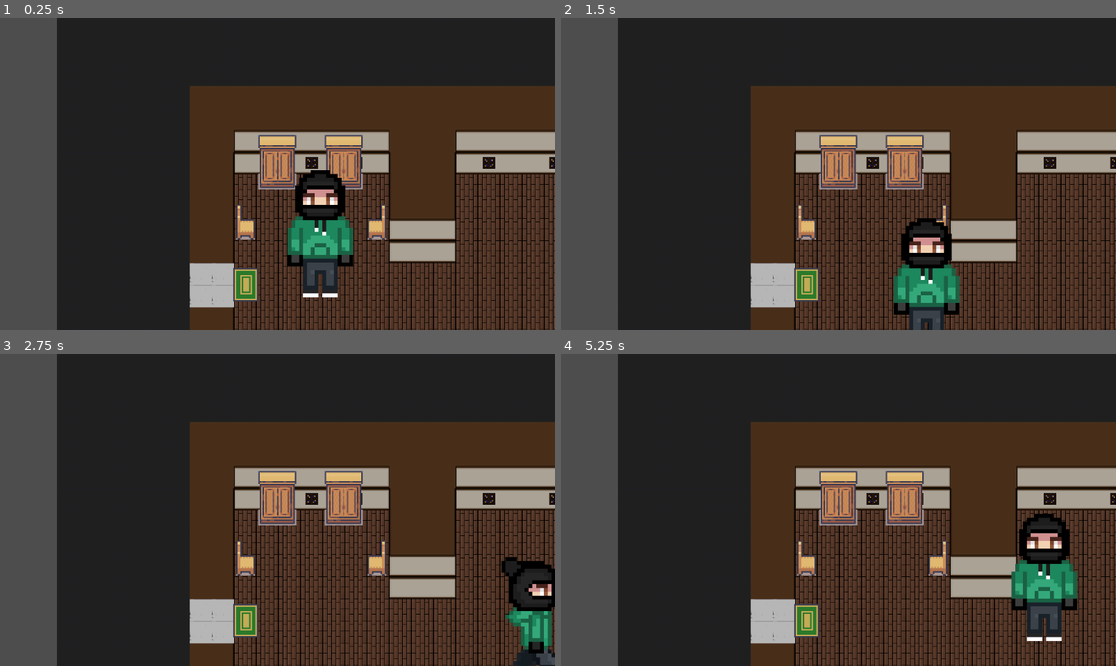
Above: before the commit, frames 1-4 (two rows, left to right).
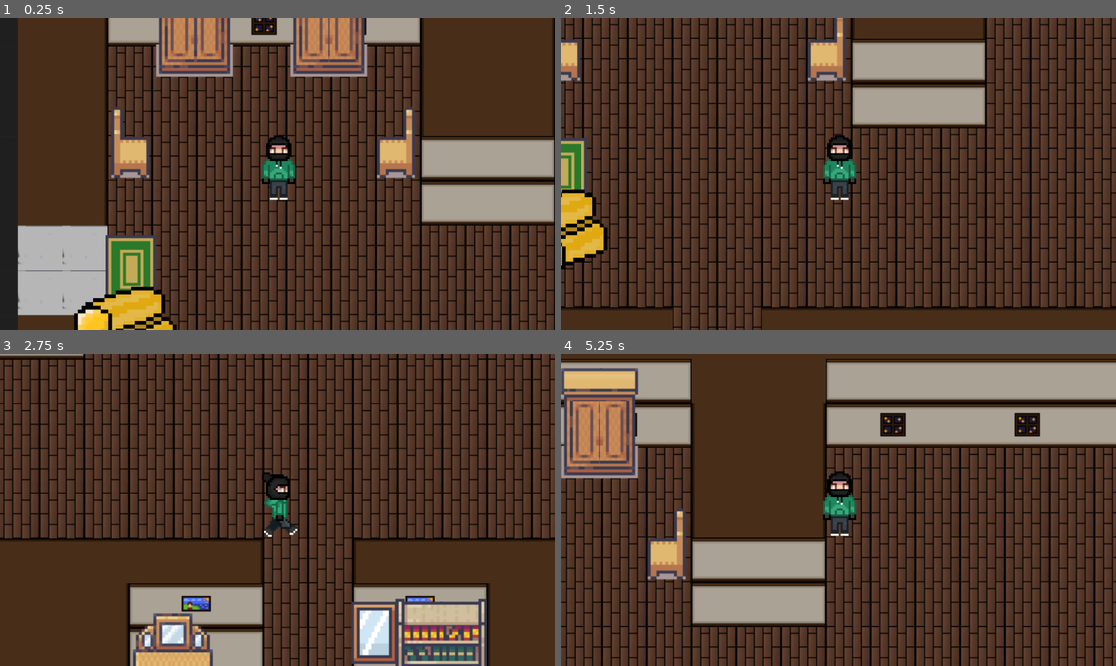
Above: after the commit, the same moments.

Repository: Xan-0/SilentStrikers
Game: Godot game, scene res://Escenas/testMapa1.tscn
Two runs of this game, one before a commit and one after it. Both use one fixed random seed, a clock stepped at 60 frames per second and the inputs below. This scene is started directly instead of the project's main scene.
Inputs (mouse positions are in pixels of both pictures, inside the frame that each line leads up to):
- Up to frame 1 (0.25 s): no input
- Up to frame 2 (1.5 s): tap Enter at 0.5 s; move the mouse to (960, 158) at 0.52 s; hold Right (ui_right) 0.53-1.28 s; tap E (interactuar) at 0.6, 1.35 s; move the mouse to (727, 189) at 1.27 s; hold Down (ui_down) from 1.28 s (still down)
- Up to frame 3 (2.75 s): move the mouse to (333, 441) at 2.02 s; release Down (ui_down) at 2.03 s; hold Right (ui_right) from 2.03 s (still down); tap E (interactuar) at 2.1 s
- Up to frame 4 (5.25 s): move the mouse to (810, 572) at 2.77 s; release Right (ui_right) at 2.78 s; hold Up (ui_up) 2.78-3.53 s; tap E (interactuar) every 0.75 s from 2.85 to 5.1 s; move the mouse to (1005, 556) at 3.52 s; hold Left (ui_left) 3.53-5.03 s; move the mouse to (672, 463) at 4.27 s; tap Space at 5 s; move the mouse to (866, 510) at 5.02 s; hold Down (ui_down) from 5.03 s (still down)

The runs differ from the first frame. In frame 1, 72% of the frame differs, in the area x 0-100%, y 0-100%; in frame 2, 70%; in frame 3, 73%; in frame 4, 74%.
Error before the commit: Invalid call. Nonexistent function 'agregar' in base 'Node2D'. (res://Escenas/Player.tscn::GDScript_xhfnw:26)

Commit message:
Update testMapa1.tscn

Diff:
--- a/Silent Strikers (Alfa Muy temprana)/Escenas/testMapa1.tscn
+++ b/Silent Strikers (Alfa Muy temprana)/Escenas/testMapa1.tscn
@@ -1,9 +1,11 @@
-[gd_scene load_steps=12 format=4 uid="uid://bj4uwxkcoduja"]
-
+[gd_scene load_steps=14 format=4 uid="uid://bj4uwxkcoduja"]
+
+[ext_resource type="Script" uid="uid://5odu651p2cuh" path="res://Codigos/mapa.gd" id="1_hxxna"]
 [ext_resource type="Texture2D" uid="uid://brmwx5ulu8t76" path="res://Tiles mapas/tileset-mapa1-brillo.png" id="1_mfn2t"]
-[ext_resource type="Texture2D" uid="uid://cuecitndoyo4b" path="res://Experimental.png" id="2_bbkxa"]
+[ext_resource type="Texture2D" uid="uid://cuecitndoyo4b" path="res://Tiles mapas/Experimental.png" id="2_bbkxa"]
 [ext_resource type="PackedScene" uid="uid://drs5cxv35r63x" path="res://Escenas/Player.tscn" id="3_aocxc"]
 [ext_resource type="Texture2D" uid="uid://bd32yf8lfvp0e" path="res://Tiles mapas/Interiors_free_48x48.png" id="3_bbkxa"]
+[ext_resource type="PackedScene" uid="uid://jyu2vbo07tku" path="res://Escenas/potenciador.tscn" id="5_aocxc"]
 
 [sub_resource type="NavigationPolygon" id="NavigationPolygon_bbkxa"]
 
@@ -1346,6 +1348,7 @@
 
 [node name="TestMapa1" type="Node2D"]
 position = Vector2(1039, 152)
+script = ExtResource("1_hxxna")
 
 [node name="TileMapLayer" type="TileMapLayer" parent="."]
 
@@ -1361,7 +1364,15 @@
 tile_map_data = PackedByteArray("AAAoACAABAADACoAAAAoACEABAADACsAAAApACAABAAEACoAAAApACEABAAEACsAAAAqACAABAAFACoAAAAqAC …(6544 unchanged characters)…
 tile_set = SubResource("TileSet_nurg1")
 
-[node name="Camera2D" type="Camera2D" parent="."]
-
-[node name="CharacterBody2D" parent="." instance=ExtResource("3_aocxc")]
+[node name="Ladron" parent="." instance=ExtResource("3_aocxc")]
 position = Vector2(85, 126)
+scale = Vector2(0.25, 0.25)
+
+[node name="Camera2D" type="Camera2D" parent="Ladron"]
+position = Vector2(-1, 24)
+scale = Vector2(0.25, 0.25)
+zoom = Vector2(2.02, 2.02)
+
+[node name="Area2D" parent="." instance=ExtResource("5_aocxc")]
+position = Vector2(-1099, 239)
+scale = Vector2(0.44, 0.44)
